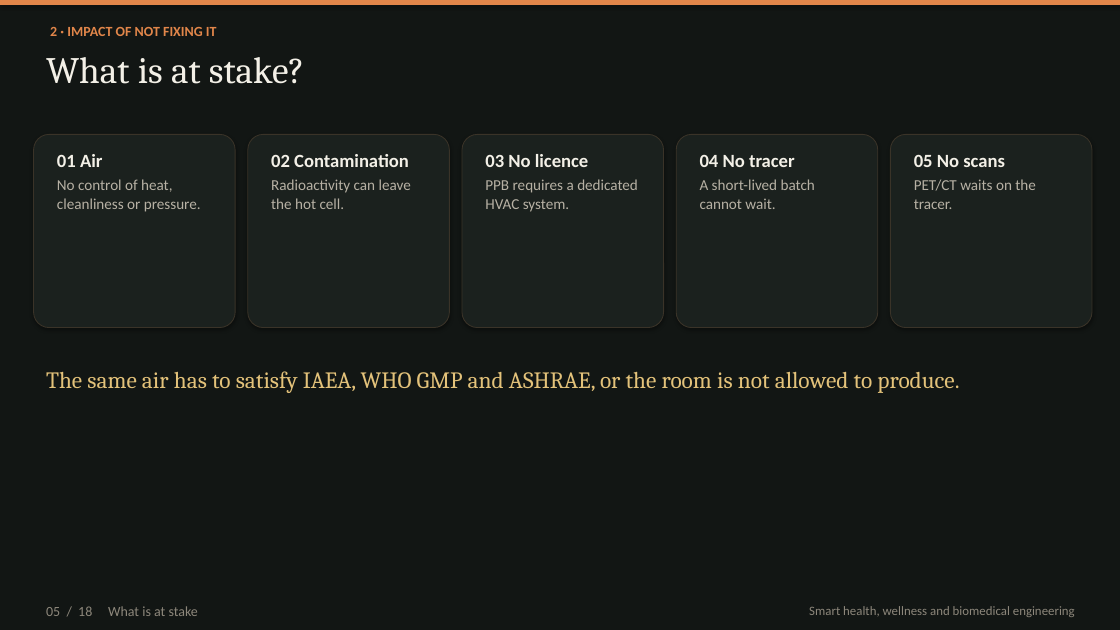
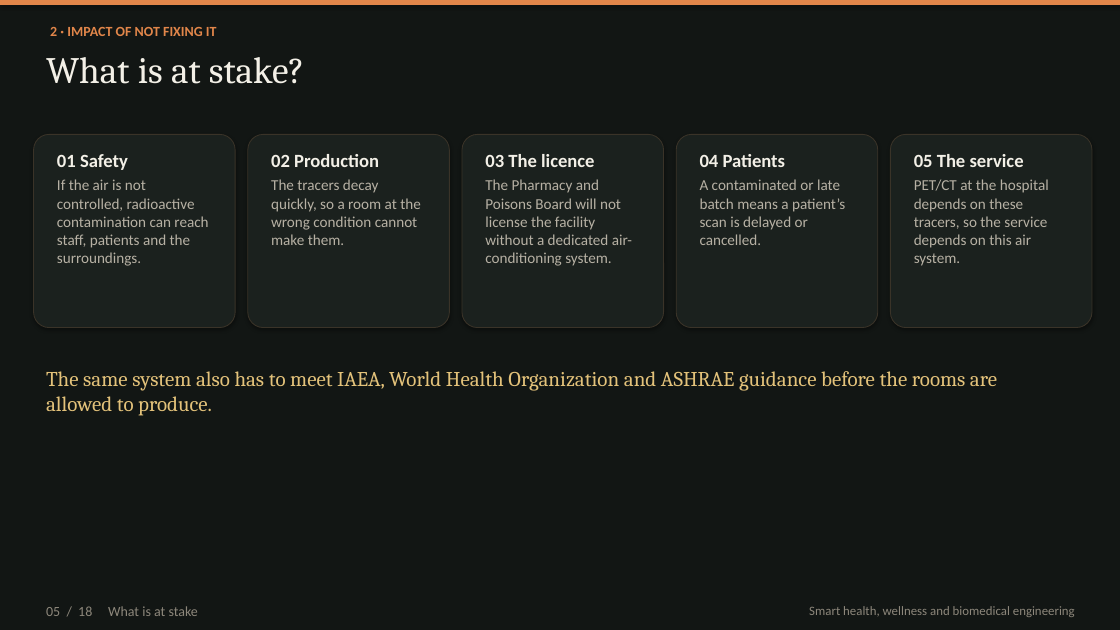
Before and after one commit to kakaijacob/Special-Operations-Schema, a slide deck: slide 5 of iek-talks/IEK_Cyclotron_HVAC_18_slides.pptx. Drawn at 1120x630 pixels with LibreOffice and Linux fonts; fonts in the diff are those of the drawing. Boxes give left, top, right and bottom in pixels: in the first picture for what was removed or moved away, otherwise in the second. Text is boxed around its words. In the diff, an @@ line names an element or a change of style, - is before the commit and + after.

```diff
--- a/iek-talks/IEK_Cyclotron_HVAC_18_slides.pptx
+++ b/iek-talks/IEK_Cyclotron_HVAC_18_slides.pptx
@@ text at [57,154,208,266]: text changed @@
-01 Air
-No control of heat, cleanliness or pressure.
+01 Safety
+If the air is not controlled, radioactive contamination can reach staff, patients and the surroundings.
@@ text at [271,154,421,245]: text changed @@
-02 Contamination
-Radioactivity can leave the hot cell.
+02 Production
+The tracers decay quickly, so a room at the wrong condition cannot make them.
@@ text at [485,154,632,266]: text changed @@
-03 No licence
-PPB requires a dedicated HVAC system.
+03 The licence
+The Pharmacy and Poisons Board will not license the facility without a dedicated air-conditioning system.
@@ text at [700,154,845,245]: text changed @@
-04 No tracer
-A short-lived batch cannot wait.
+04 Patients
+A contaminated or late batch means a patient’s scan is delayed or cancelled.
@@ text at [914,154,1049,266]: text changed @@
-05 No scans
-PET/CT waits on the tracer.
+05 The service
+PET/CT at the hospital depends on these tracers, so the service depends on this air system.
@@ text at [46,371,997,416]: text changed; size 20 to 18 pt @@
-The same air has to satisfy IAEA, WHO GMP and ASHRAE, or the room is not allowed to produce.
+The same system also has to meet IAEA, World Health Organization and ASHRAE guidance before the rooms are allowed to produce.
```
Also in this commit, not shown: 17 other slides changed, 1 other file.
